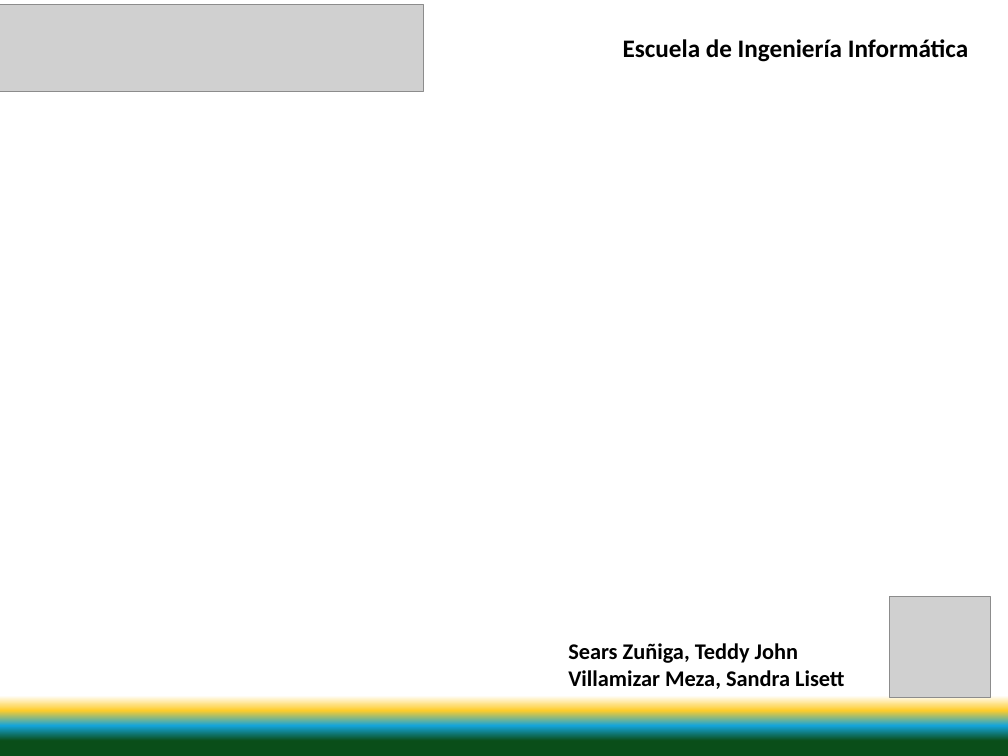
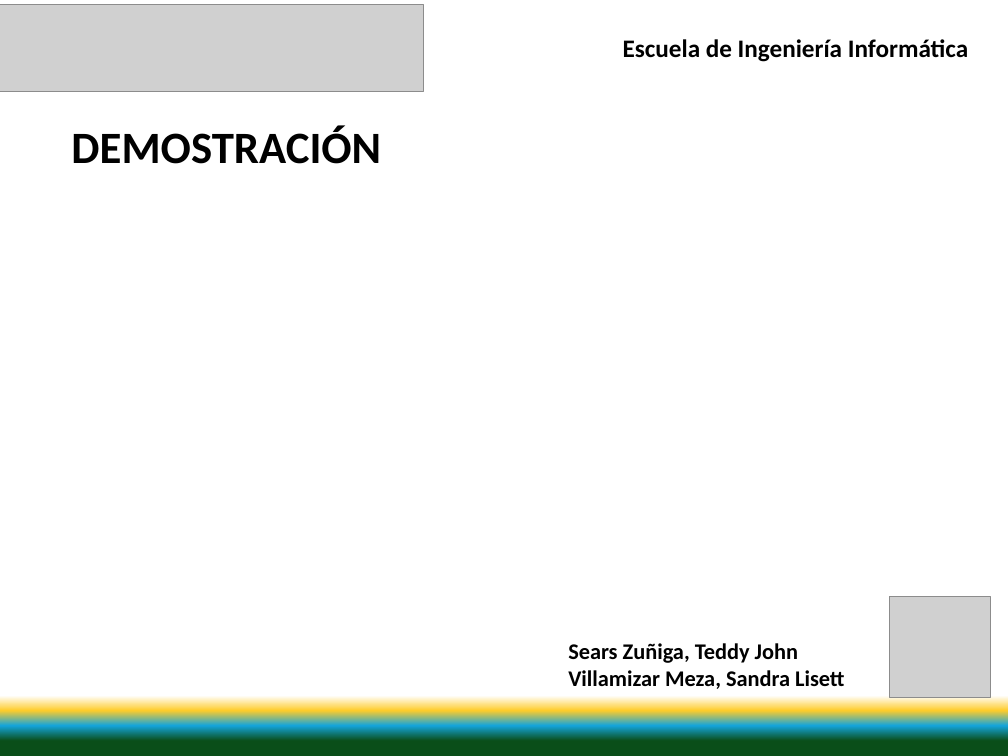
Before and after one commit to svillami/SanTed, a slide deck: slide 46 of Documentacion/Presentacion/Presentacion V1.0.pptx (slide 35 before the commit). Drawn at 1008x756 pixels with LibreOffice and Linux fonts; fonts in the diff are those of the drawing; grey boxes stand for pictures. Boxes give left, top, right and bottom in pixels: in the first picture for what was removed or moved away, otherwise in the second. Text is boxed around its words. In the diff, an @@ line names an element or a change of style, - is before the commit and + after.

```diff
--- a/Documentacion/Presentacion/Presentacion V1.0.pptx
+++ b/Documentacion/Presentacion/Presentacion V1.0.pptx
@@ text added at [71,126,381,164], 32 pt, text #000000, bold @@
+DEMOSTRACIÓN
```
Also in this commit, not shown: 23 other slides changed, 11 slides added, 2 other files.
